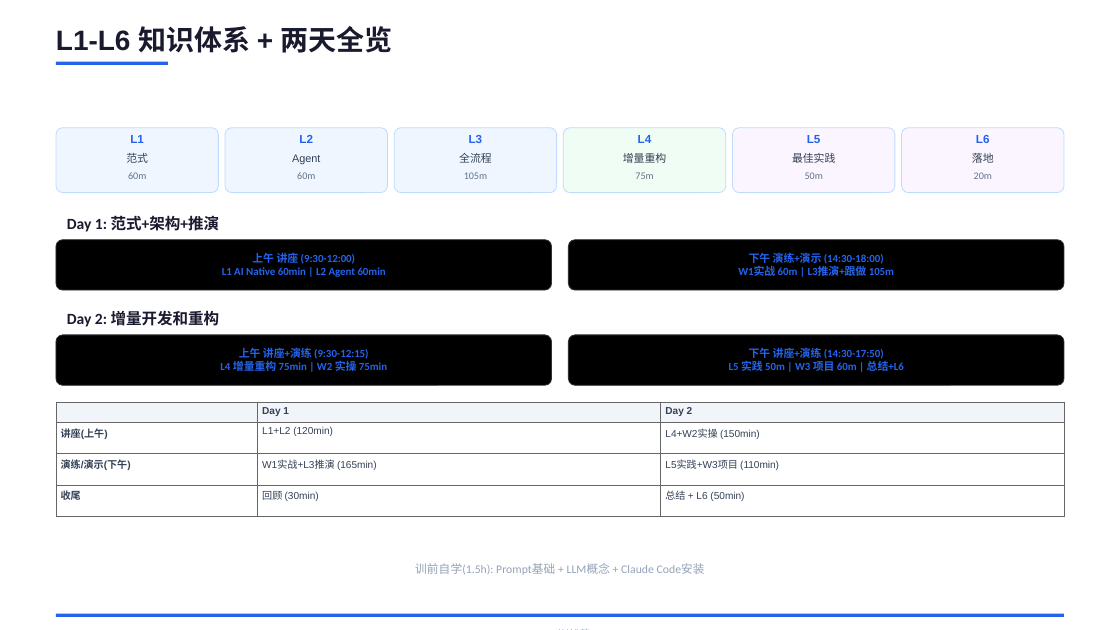
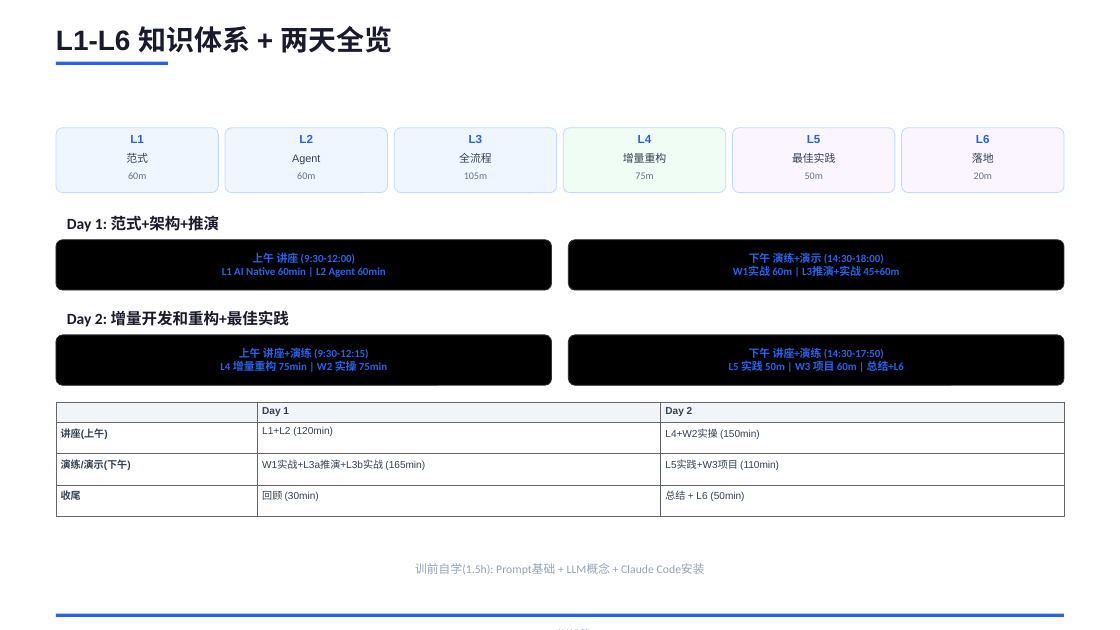
Before and after one commit to JungleTestLabs/ai-coding-training, a slide deck: slide 2 of docs/AI-Native-训战营-介绍与日程.pptx. Drawn at 1120x630 pixels with LibreOffice and Linux fonts; fonts in the diff are those of the drawing. Boxes give left, top, right and bottom in pixels: in the first picture for what was removed or moved away, otherwise in the second. Text is boxed around its words. In the diff, an @@ line names an element or a change of style, - is before the commit and + after.

Commit message:
docs: L3拆为L3a推演+L3b实战, Day2标题"增量开发和重构+最佳实践"

```diff
--- a/docs/AI-Native-训战营-介绍与日程.pptx
+++ b/docs/AI-Native-训战营-介绍与日程.pptx
@@ text at (733,266,899,278): text changed @@
-W1实战 60m | L3推演+跟做 105m
+W1实战 60m | L3推演+实战 45+60m
@@ text at (67,310,289,327): text changed @@
-Day 2: 增量开发和重构
+Day 2: 增量开发和重构+最佳实践
@@ table at (56,402,1064,514) @@
-row 3, column 2: W1实战+L3推演 (165min)
+row 3, column 2: W1实战+L3a推演+L3b实战 (165min)
```
Also in this commit, not shown: 3 other slides changed, 2 other files.
